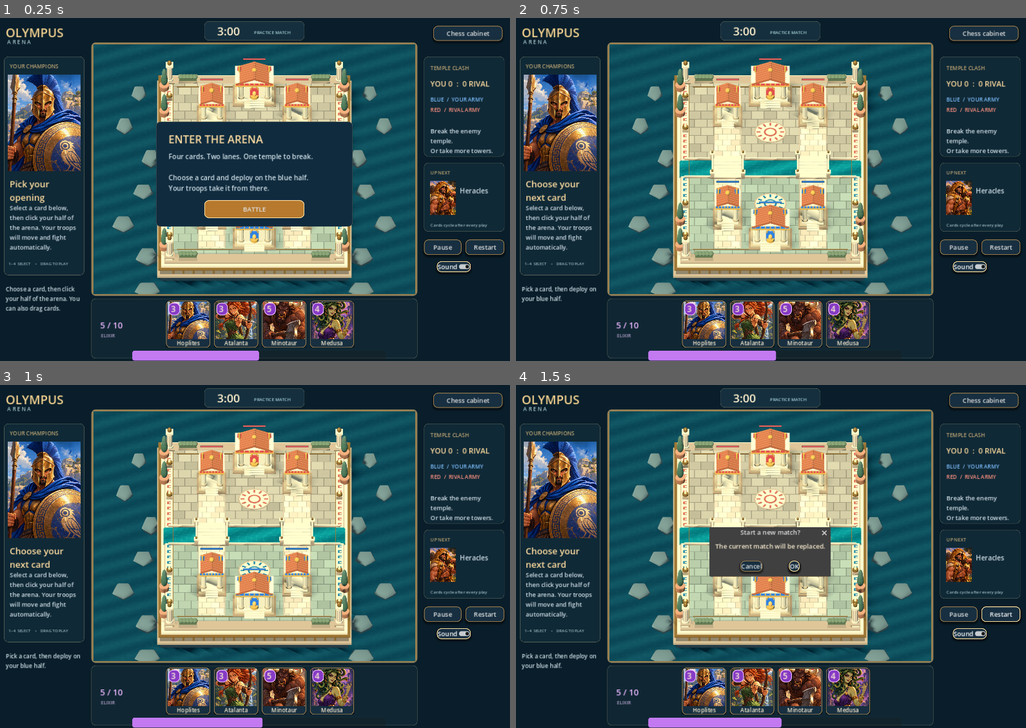
Above: before the commit, frames 1-4 (two rows, left to right).
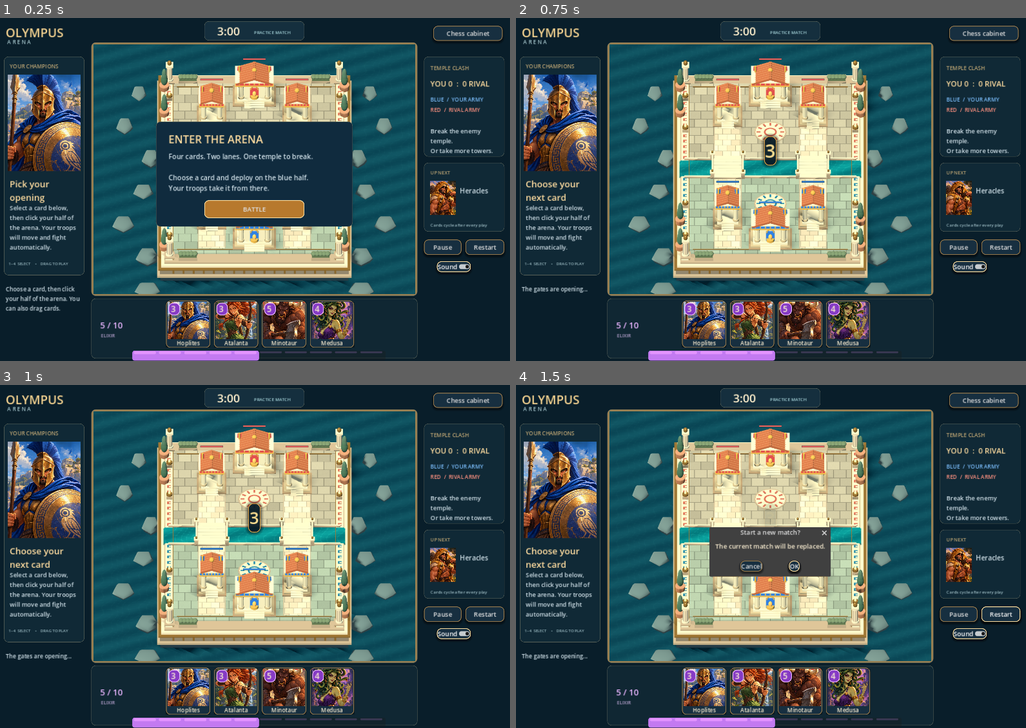
Above: after the commit, the same moments.

Repository: dancockrell/board-game-cabinet
Game: Godot game, scene res://app/olympus_arena.tscn
Two runs of this game, one before a commit and one after it. Both use one fixed random seed, a clock stepped at 60 frames per second and the inputs below.
Inputs:
- Up to frame 1 (0.25 s): no input
- Up to frame 2 (0.75 s): click "BATTLE" at 0.5 s
- Up to frame 3 (1 s): no input
- Up to frame 4 (1.5 s): click "Restart" at 1.25 s

The runs differ from the first frame. In frame 1, 0.3% of the frame differs, in the area x 26-75%, y 97-98%; in frame 2, 0.8%; in frame 3, 0.8%, in the area x 1-75%, y 33-100%; in frame 4, 0.6%.

Commit message:
Add cinematic battle countdown and reactive arena HUD

Diff:
--- a/app/olympus_arena.gd
+++ b/app/olympus_arena.gd
@@ -3,6 +3,7 @@
 const Session = preload("res://games/olympus_arena/session.gd")
 const Arena = preload("res://presentation/olympus_arena_board.gd")
 const MoveAudio = preload("res://presentation/olympus_audio.gd")
+const HudFx = preload("res://presentation/olympus_hud_fx.gd")
 var session = Session.new()
 var board
 var state: Dictionary = {}
@@ -17,6 +18,10 @@
 var _last_pointer := Vector2(-999,-999)
 var _textures: Dictionary = {}
 var cards: Array = []
+var energy_pips: Array[Panel] = []
+var hud_fx
+var _countdown_remaining := 0.0
+var _countdown_number := 0
 var timer_label: Label
 var score_label: Label
 var energy_label: Label
@@ -84,6 +89,10 @@
 	surface.add_child(viewport)
 	board = Arena.new()
 	viewport.add_child(board)
+	hud_fx = HudFx.new()
+	hud_fx.position = surface.position
+	hud_fx.size = surface.size
+	add_child(hud_fx)
 	_label("OLYMPUS",Vector2(25,16),34,Color("f5d390"))
 	_label("A R E N A",Vector2(29,56),15,Color("a5c5cb"))
 	_panel(Rect2(580,9,280,54),Color("152f3e"))
@@ -182,6 +191,17 @@
 	fill.set_corner_radius_all(6)
 	energy_bar.add_theme_stylebox_override("fill",fill)
 	add_child(energy_bar)
+	for pip_index in 10:
+		var pip := Panel.new()
+		pip.position = Vector2(383 + pip_index * 70.3, 933)
+		pip.size = Vector2(62, 8)
+		pip.mouse_filter = Control.MOUSE_FILTER_IGNORE
+		var pip_style := StyleBoxFlat.new()
+		pip_style.bg_color = Color("e394ff")
+		pip_style.set_corner_radius_all(4)
+		pip.add_theme_stylebox_override("panel", pip_style)
+		add_child(pip)
+		energy_pips.append(pip)
 	energy_label = _label("5 / 10",Vector2(289,843),24,Color("e9b5ff"))
 	_label("ELIXIR",Vector2(291,879),13,Color("b4a0cc"))
 	notice_label = _paragraph("",Vector2(25,747),Vector2(215,176),16)
@@ -243,21 +263,30 @@
 
 func _process(delta:float) -> void:
 	if started and not paused and state.get("phase","")=="playing":
-		_accumulator+=minf(delta,0.25)
-		var changed:=false
-		while _accumulator>=0.1:
-			session.tick()
-			_accumulator-=0.1
-			changed=true
-		if changed: _refresh()
+		if _countdown_remaining > 0.0:
+			_countdown_remaining = maxf(0.0, _countdown_remaining - delta)
+			var number := ceili(_countdown_remaining)
+			if number != _countdown_number:
+				_countdown_number = number
+				hud_fx.show_countdown("BATTLE!" if number <= 0 else str(number))
+		else:
+			_accumulator+=minf(delta,0.25)
+			var changed:=false
+			while _accumulator>=0.1:
+				session.tick()
+				_accumulator-=0.1
+				changed=true
+			if changed: _refresh()
 
 	for slot in cards.size():
 		var button: Button = cards[slot].button
 		var active: bool = slot == selected_slot
+		var hovered: bool = button.is_hovered()
 		button.position.y = lerpf(button.position.y, 779.0 if active else 791.0, 1.0-exp(-delta*18.0))
-		button.scale = button.scale.lerp(Vector2.ONE * (1.045 if active else 1.0),1.0-exp(-delta*18.0))
+		button.scale = button.scale.lerp(Vector2.ONE * (1.055 if active else 1.025 if hovered else 1.0),1.0-exp(-delta*18.0))
 	if selected_slot >= 0 and _last_pointer.x > -900: _preview(_last_pointer)
 	if board and not state.is_empty(): board.show_state(state,delta)
+	if hud_fx: hud_fx.advance(delta)
 
 func _refresh() -> void:
 	state=session.snapshot()
@@ -272,6 +301,11 @@
 	score_label.text="YOU %s  :  %s RIVAL" % [crowns[0],crowns[1]]
 	energy_label.text="%s / 10" % int(floor(state.energy[0]))
 	energy_bar.value=state.energy[0]
+	for pip_index in energy_pips.size():
+		var charge := clampf(float(state.energy[0]) - pip_index, 0.0, 1.0)
+		energy_pips[pip_index].modulate = Color(1.0, 1.0, 1.0, 0.18 + charge * 0.82)
+		energy_pips[pip_index].scale.y = 0.65 + charge * 0.35
+	timer_label.modulate = Color("ff8a72") if seconds <= 10 and state.phase == "playing" else Color.WHITE
 	get_node("NextArt").texture = _texture(state.get("next_card","hoplites"))
 	next_label.text=catalog.get(state.get("next_card",""),{}).get("name","-")
 	for slot in 4:
@@ -283,6 +317,7 @@
 		cards[slot].button.tooltip_text=card.description
 		cards[slot].button.modulate=Color("ffe9b2") if slot==selected_slot else Color.WHITE if state.energy[0]>=card.cost else Color("8496a7")
 		cards[slot].button.disabled=state.phase=="finished"
+		cards[slot].button.add_theme_color_override("font_color", Color("fff0c6") if slot == selected_slot else Color("e7e1d2"))
 	if selected_slot>=0:
 		var kind:String=state.hand[selected_slot]
 		selection_label.text=catalog[kind].name+" / "+str(catalog[kind].cost)
@@ -294,6 +329,7 @@
 		card_preview.texture=_texture(state.hand[0])
 	if selected_slot < 0: board.clear_preview()
 	notice_label.text=notice
+	if hud_fx: hud_fx.consume_state(state)
 	if state.phase=="finished":
 		paused=false
 		selected_slot=-1
@@ -323,14 +359,23 @@
 	started=true
 	paused=false
 	_accumulator=0
+	_countdown_remaining=3.05
+	_countdown_number=3
 	selected_slot=-1
 	pause_button.text="Pause"
 	_show_overlay(false)
-	notice="Pick a card, then deploy on your blue half."
+	if hud_fx:
+		hud_fx.reset()
+		hud_fx.show_countdown("3")
+	notice="The gates are opening..."
 	_refresh()
 
 func _select_card(slot:int) -> void:
 	if state.phase=="finished": return
+	if _countdown_remaining > 0.0:
+		notice="The battle begins after the count."
+		_refresh()
+		return
 	selected_slot=slot
 	notice="Deploy %s on your half." % catalog[state.hand[slot]].name
 	if state.hand[slot]=="thunderbolt": notice="Aim Thunderbolt anywhere in the arena."
@@ -378,6 +423,7 @@
 	var point:Vector2=board.pick_ground(local,Vector2(viewport.size))
 	var result:Dictionary=session.deploy(selected_slot,point)
 	if result.get("ok",false):
+		if hud_fx: hud_fx.deployed(local)
 		selected_slot=-1
 		board.show_deployment(Vector2.INF,false)
 		sound.pitch_scale=1.2
--- /dev/null
+++ b/presentation/olympus_hud_fx.gd
@@ -0,0 +1,111 @@
+extends Control
+## Match presentation layered over the 3D viewport. It observes snapshots only.
+
+var _banner := ""
+var _banner_age := 99.0
+var _banner_duration := 1.5
+var _flash := Color(1, 1, 1, 0)
+var _flash_age := 99.0
+var _sparks: Array[Dictionary] = []
+var _last_towers: Dictionary = {}
+var _last_phase := ""
+var _last_overtime := false
+var _double_announced := false
+
+func _ready() -> void:
+	mouse_filter = Control.MOUSE_FILTER_IGNORE
+	set_process(false)
+
+func reset() -> void:
+	_banner = ""
+	_banner_age = 99.0
+	_flash_age = 99.0
+	_sparks.clear()
+	_last_towers.clear()
+	_last_phase = ""
+	_last_overtime = false
+	_double_announced = false
+	queue_redraw()
+
+func show_countdown(text: String) -> void:
+	_banner = text
+	_banner_age = 0.0
+	_banner_duration = 0.92
+	queue_redraw()
+
+func deployed(at: Vector2) -> void:
+	_flash = Color(0.22, 0.72, 1.0, 0.16)
+	_flash_age = 0.0
+	for i in 14:
+		var angle := TAU * float(i) / 14.0
+		_sparks.append({"position":at, "velocity":Vector2(cos(angle), sin(angle)) * (75.0 + i * 4.0), "age":0.0, "life":0.48, "color":Color("7bdcff")})
+	queue_redraw()
+
+func consume_state(state: Dictionary) -> void:
+	if float(state.get("elapsed", 0.0)) <= 0.001 and not _last_towers.is_empty():
+		reset()
+	for tower in state.get("towers", []):
+		var id := str(tower.id)
+		var hp := float(tower.hp)
+		if _last_towers.has(id) and float(_last_towers[id]) > 0.0 and hp <= 0.0:
+			_flash = Color(1.0, 0.58, 0.23, 0.28)
+			_flash_age = 0.0
+			show_banner("TEMPLE SHATTERED" if str(tower.kind) == "temple" else "TOWER FALLEN", 1.8)
+		_last_towers[id] = hp
+	if not _double_announced and float(state.get("elapsed", 0.0)) >= 120.0:
+		_double_announced = true
+		show_banner("DOUBLE ELIXIR", 1.8)
+	if bool(state.get("overtime", false)) and not _last_overtime:
+		show_banner("SUDDEN DEATH", 2.0)
+	_last_overtime = bool(state.get("overtime", false))
+	_last_phase = str(state.get("phase", ""))
+
+func show_banner(text: String, duration := 1.5) -> void:
+	_banner = text
+	_banner_age = 0.0
+	_banner_duration = duration
+	queue_redraw()
+
+func advance(delta: float) -> void:
+	_banner_age += delta
+	_flash_age += delta
+	for spark in _sparks:
+		spark.age += delta
+		spark.position += spark.velocity * delta
+		spark.velocity *= exp(-delta * 4.0)
+	for spark in _sparks.duplicate():
+		if spark.age >= spark.life: _sparks.erase(spark)
+	queue_redraw()
+
+func _draw() -> void:
+	if _flash_age < 0.42:
+		var alpha := _flash.a * (1.0 - _flash_age / 0.42)
+		draw_rect(Rect2(Vector2.ZERO, size), Color(_flash.r, _flash.g, _flash.b, alpha))
+	for spark in _sparks:
+		var alpha := 1.0 - float(spark.age) / float(spark.life)
+		var color: Color = spark.color
+		color.a = alpha
+		draw_circle(spark.position, 3.0 + alpha * 4.0, color)
+	if _banner_age < _banner_duration:
+		var progress := _banner_age / _banner_duration
+		var alpha := minf(1.0, _banner_age * 8.0) * minf(1.0, (_banner_duration - _banner_age) * 5.0)
+		var scale_value := lerpf(1.35, 1.0, minf(1.0, progress * 4.0))
+		var font := ThemeDB.fallback_font
+		var font_size := 46
+		var text_size := font.get_string_size(_banner, HORIZONTAL_ALIGNMENT_CENTER, -1, font_size)
+		var center := size * Vector2(0.5, 0.43)
+		var panel := Rect2(center - Vector2(text_size.x * 0.64, 43), Vector2(text_size.x * 1.28, 82))
+		draw_style_box(_banner_box(alpha), panel)
+		draw_set_transform(center, 0.0, Vector2.ONE * scale_value)
+		draw_string(font, Vector2(-text_size.x / 2.0, 15), _banner, HORIZONTAL_ALIGNMENT_LEFT, -1, font_size, Color(1.0, 0.88, 0.57, alpha))
+		draw_set_transform(Vector2.ZERO)
+
+func _banner_box(alpha: float) -> StyleBoxFlat:
+	var box := StyleBoxFlat.new()
+	box.bg_color = Color(0.025, 0.105, 0.15, alpha * 0.90)
+	box.border_color = Color(0.86, 0.63, 0.27, alpha)
+	box.set_border_width_all(2)
+	box.set_corner_radius_all(14)
+	box.shadow_color = Color(0, 0, 0, alpha * 0.45)
+	box.shadow_size = 10
+	return box
--- a/tests/test_olympus_app.gd
+++ b/tests/test_olympus_app.gd
@@ -37,6 +37,12 @@
 	expect(app.get_node("NextArt").texture != null, "Next-card preview contains artwork")
 	app._start_or_restart()
 	expect(app.started and not app.paused and not app.battle_overlay.visible, "Start enters the battle")
+	expect(app._countdown_remaining > 3.0, "Battle opens with a readable countdown")
+	var countdown_state: Dictionary = app.session.snapshot()
+	app._process(1.0)
+	expect(app.session.snapshot() == countdown_state, "Countdown keeps the authoritative clock frozen")
+	app._process(2.1)
+	expect(app._countdown_remaining == 0.0, "Countdown completes before deployment")
 	app._select_card(0)
 	expect(app.selected_slot == 0 and app.card_preview.texture != null, "Selecting card populates portrait preview")
 	var blue: Vector2 = app.board.camera.unproject_position(Vector3(-2.7, 0, 4))
